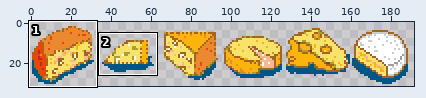
Sprite sheet -- scenes/items/assets/cheese.png. Above, an overview of the earlier version with the close-up marked.
Close-up. First the earlier version:
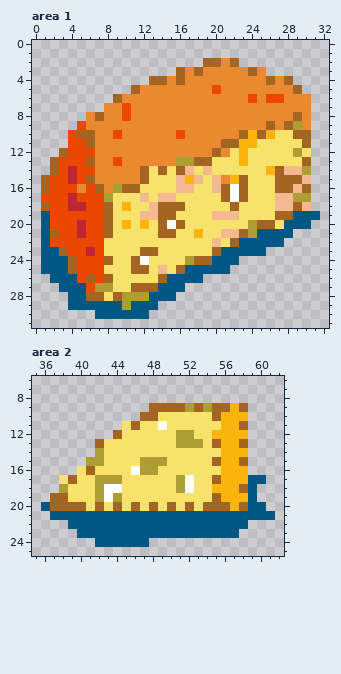
The file is 192x32 pixels. Shown: area 1: x 0..32, y 0..31; area 2: x 35..62, y 6..25. The commit also changed other parts of the picture, which this record leaves out.
After:
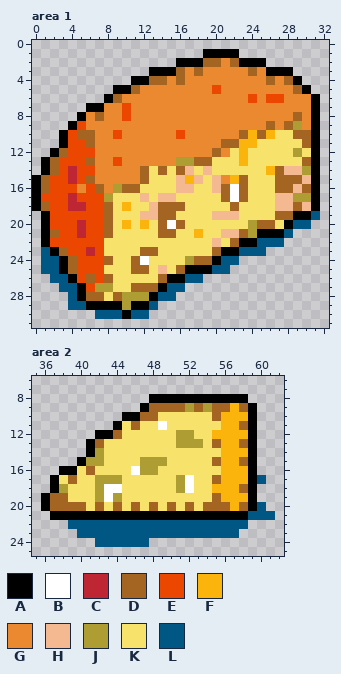
Palette (. is transparent): A #000000  B #ffffff  C #be2633  D #a46422  E #ec4700  F #fab40b  G #eb8931  H #f4b990  J #ad9d33  K #f7e26b  L #005784
Difference:
--- area 1
@@ x 0..32 @@
  0 .................................
- 1 .................................
- 2 ...................DDGD..........
- 3 ................DGDGGGGGDG.......
- 4 .............DDGDGGGGGGGGGDGD....
- 5 ...........DGGGGGGGGEGGGGGGGGD...
- 6 .........DGGGGGGGGGGGGGGEGEEGGG..
- 7 ........GGEGGGGGGGGGGGGGGGGGGGG..
- 8 ......GDGGEGGGGGGGGGGGGGGGGGGDG..
- 9 .....EGGGGGGGGGGGGGGGGGGGGDGDJG..
-10 ....EDDGGEGGGGGGEGGGGGGDFDFKKDD..
-11 ....EEDGGGGGGGGGGGGGGDDFFKKKKKD..
-12 ...DEEEGGGGGGGGGGGGGDGKFKKKKKJK..
-13 ..DEEEDGGEGGGGGGJJDDKKKFKKKKKKD..
-14 ..DECEEGGGGGDKDKDHKHKKKKKKFDHHJ..
-15 .DEECEDGGGGGDKKKHFHKHGFDKKKDDDH..
-16 .DEEEGEDGJDDKKKKHHKKHDBDKKKDDHD..
-17 .EEECEEEJKKKHKHHKKKKKDBDKKKHHJJ..
-18 .DEECCEEDKFKKHDDDKKKKKDKKKKHHDH..
-19 .LEEEEEEDKKKHHDDKKKKHHHKKKKDDLLL.
-20 .LEEECEEDKFKFKDBDKKKKKKKJDDKLLL..
-21 .LDEECEEDKKKKKDDKKFKKHHDJLLLL....
-22 .LEEEEEEKKKKKKKKKKKKHKDLLLLL.....
-23 .LLDEECEKKKKDDKKKKKKDLLLLL.......
-24 .LLLDEEEDKKDBKKKKJDDLLL..........
-25 .LLLDEEEKKKDDKHKDLLLLL...........
-26 ..LLLEDEDKKKKKDLLLL..............
-27 ...LLLEJJKKDDDLLL................
-28 ....LLDDKDJJJLLL.................
-29 ....LLLLLLJLLL...................
-30 .......LLLLLL....................
+ 1 ...................AAAA..........
+ 2 ................AAADDGDAAA.......
+ 3 .............AAADGDGGGGGDGAAA....
+ 4 ...........AADDGDGGGGGGGGGDGDA...
+ 5 .........AADGGGGGGGGEGGGGGGGGDA..
+ 6 ........ADGGGGGGGGGGGGGGEGEEGGGA.
+ 7 ......AAGGEGGGGGGGGGGGGGGGGGGGGA.
+ 8 .....AGDGGEGGGGGGGGGGGGGGGGGGDGA.
+ 9 ....AEGGGGGGGGGGGGGGGGGGGGDGDJGA.
+10 ...AEDDGGEGGGGGGEGGGGGGDFDFKKDDA.
+11 ...AEEDGGGGGGGGGGGGGGDDFFKKKKKDA.
+12 ..ADEEEGGGGGGGGGGGGGDGKFKKKKKJKA.
+13 .ADEEEDGGEGGGGGGJJDDKKKFKKKKKKDA.
+14 .ADECEEGGGGGDKDKDHKHKKKKKKFDHHJA.
+15 ADEECEDGGGGGDKKKHFHKHGFDKKKDDDHA.
+16 ADEEEGEDGJDDKKKKHHKKHDBDKKKDDHDA.
+17 AEEECEEEJKKKHKHHKKKKKDBDKKKHHJJA.
+18 ADEECCEEDKFKKHDDDKKKKKDKKKKHHDHA.
+19 .AEEEEEEDKKKHHDDKKKKHHHKKKKDDAAL.
+20 .AEEECEEDKFKFKDBDKKKKKKKJDDKALL..
+21 .ADEECEEDKKKKKDDKKFKKHHDJAAAL....
+22 .AEEEEEEKKKKKKKKKKKKHKDAALLL.....
+23 .LADEECEKKKKDDKKKKKKDAALLL.......
+24 .LLADEEEDKKDBKKKKJDDALL..........
+25 .LLADEEEKKKDDKHKDAAALL...........
+26 ..LLAEDEDKKKKKDAALL..............
+27 ...LLAEJJKKDDDALL................
+28 ....LADDKDJJJALL.................
+29 ....LLAAAAJAAL...................
+30 .......LLLALL....................
 31 .................................
--- area 2
@@ x 35..62 @@
  7 ............................
- 8 ............................
- 9 .............DDDDJDJDDFD....
-10 ............DDKKKKKKDFFF....
-11 ..........KDKKBKKKKKKFFD....
-12 .........DKKKKKKJJKKFFFF....
-13 .......DKKKKKKKKJJJKDFFD....
-14 .......JKKKKKKKKKKKKKFFF....
-15 ......JJKKKKJJJKKKKKDFFD....
-16 .....KDKKKKBJJKKKKKKKFFF....
-17 ...KDKKJJJKKKKKKJBKKDFFFLL..
-18 ...JKKKJBBKKKKKKJBKKFFFDL...
-19 ..DDKKKJBJKKKKKKKKKKDFFFL...
-20 .LDDDDKDKDKDKDKDKDKDDDFDLL..
-21 ..LLLLLLLLLLLLLLLLLLLLLLLLL.
+ 8 .............AAAAAAAAAAA....
+ 9 ............ADDDDJDJDDFDA...
+10 ..........AADDKKKKKKDFFFA...
+11 .........AKDKKBKKKKKKFFDA...
+12 .......AADKKKKKKJJKKFFFFA...
+13 ......ADKKKKKKKKJJJKDFFDA...
+14 ......AJKKKKKKKKKKKKKFFFA...
+15 .....AJJKKKKJJJKKKKKDFFDA...
+16 ...AAKDKKKKBJJKKKKKKKFFFA...
+17 ..AKDKKJJJKKKKKKJBKKDFFFAL..
+18 ..AJKKKJBBKKKKKKJBKKFFFDA...
+19 .ADDKKKJBJKKKKKKKKKKDFFFA...
+20 .ADDDDKDKDKDKDKDKDKDDDFDAL..
+21 ..AAAAAAAAAAAAAAAAAAAAAALLL.
 22 ....LLLLLLLLLLLLLLLLLLLL....
